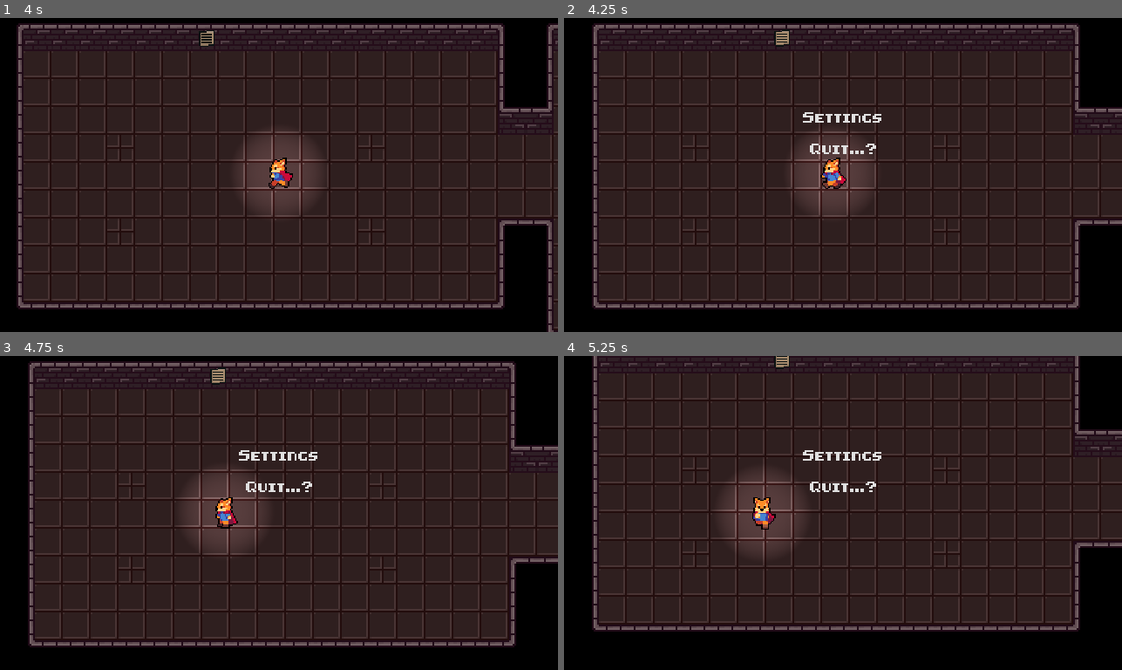
Above: before the commit, frames 1-4 (two rows, left to right).
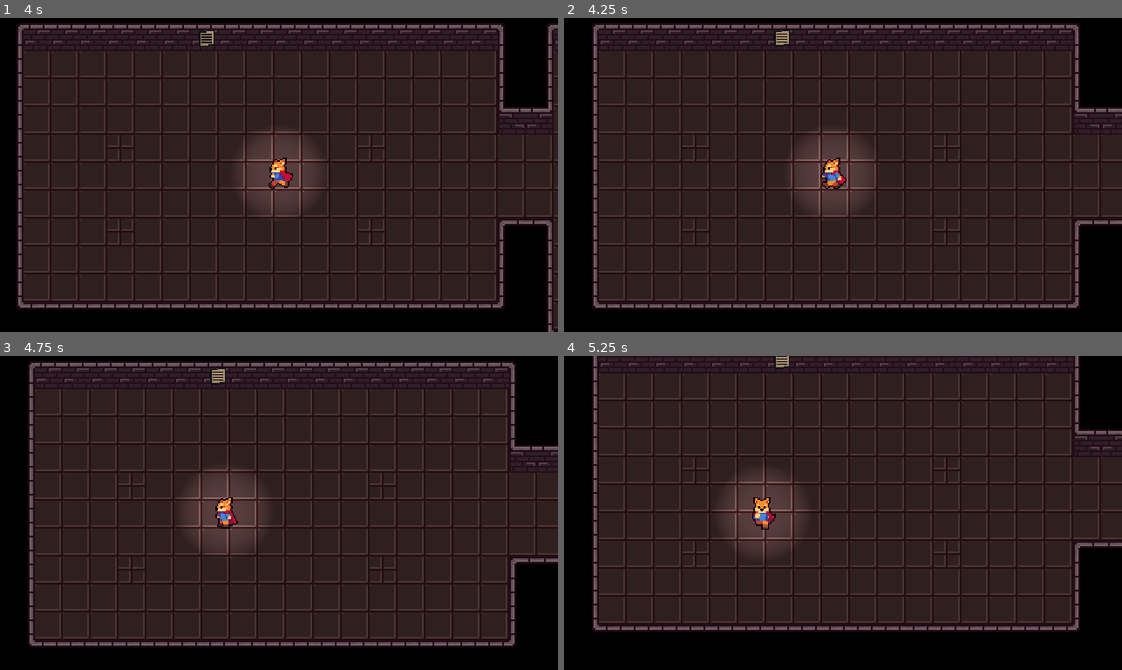
Above: after the commit, the same moments.

Repository: AyushThapa026/Bass-RPG
Game: Godot game, scene res://World.tscn
Two runs of this game, one before a commit and one after it. Both use one fixed random seed, a clock stepped at 60 frames per second and the inputs below.
Inputs:
- Up to frame 1 (4 s): tap Enter at 0.5 s; hold Right (ui_right) 0.53-1.28 s; hold Down (ui_down) 1.28-2.03 s; hold Right (ui_right) 2.03-2.78 s; hold Up (ui_up) 2.78-3.53 s; hold Left (ui_left) from 3.53 s (still down)
- Up to frame 2 (4.25 s): keep holding Left (ui_left); tap Escape (menu, bound only before the commit) at 4.15 s
- Up to frame 3 (4.75 s): keep holding Left (ui_left)
- Up to frame 4 (5.25 s): release Left (ui_left) at 5.03 s; hold Down (ui_down) from 5.03 s (still down)

Frame 1 is identical in both runs. In frame 2, 0.4% of the frame differs, in the area x 42-57%, y 30-44%; in frame 3, 0.4%; in frame 4, 0.4%.

Commit message:
Update project.godot

Diff:
--- a/project.godot
+++ b/project.godot
@@ -54,11 +54,6 @@
 "events": [ Object(InputEventKey,"resource_local_to_scene":false,"resource_name":"","device":0,"alt":false,"shift":false,"control":false,"meta":false,"command":false,"pressed":false,"scancode":68,"unicode":0,"echo":false,"script":null)
  ]
 }
-menu={
-"deadzone": 0.5,
-"events": [ Object(InputEventKey,"resource_local_to_scene":false,"resource_name":"","device":0,"alt":false,"shift":false,"control":false,"meta":false,"command":false,"pressed":false,"scancode":16777217,"unicode":0,"echo":false,"script":null)
- ]
-}
 
 [rendering]
 
